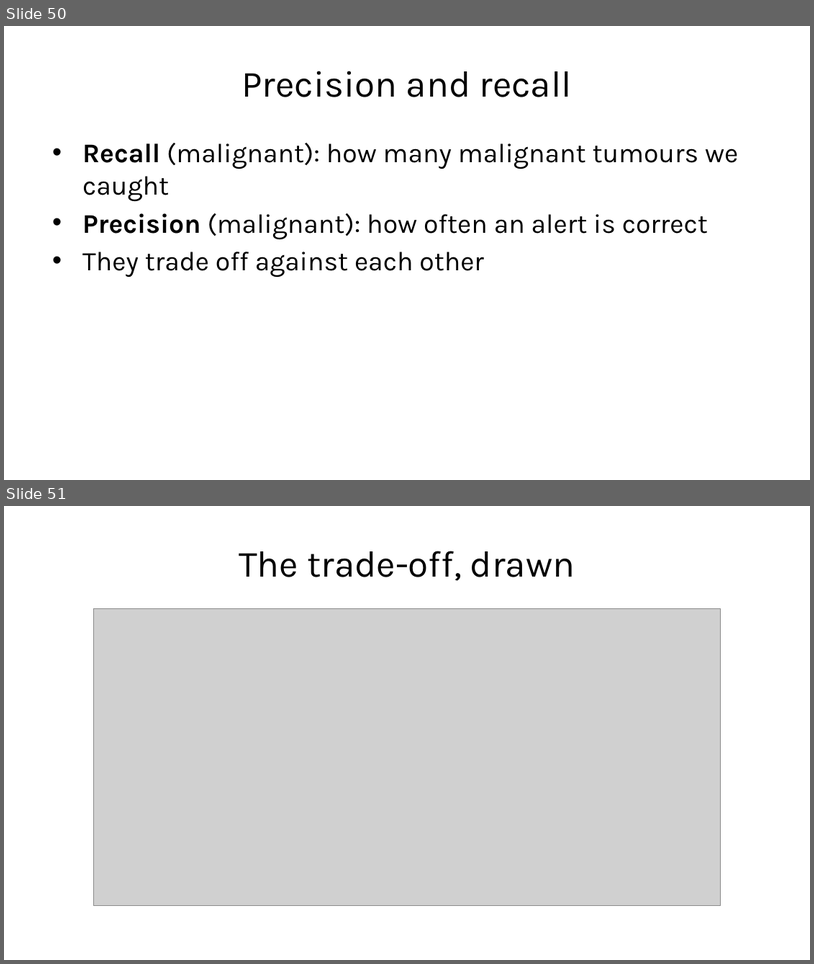
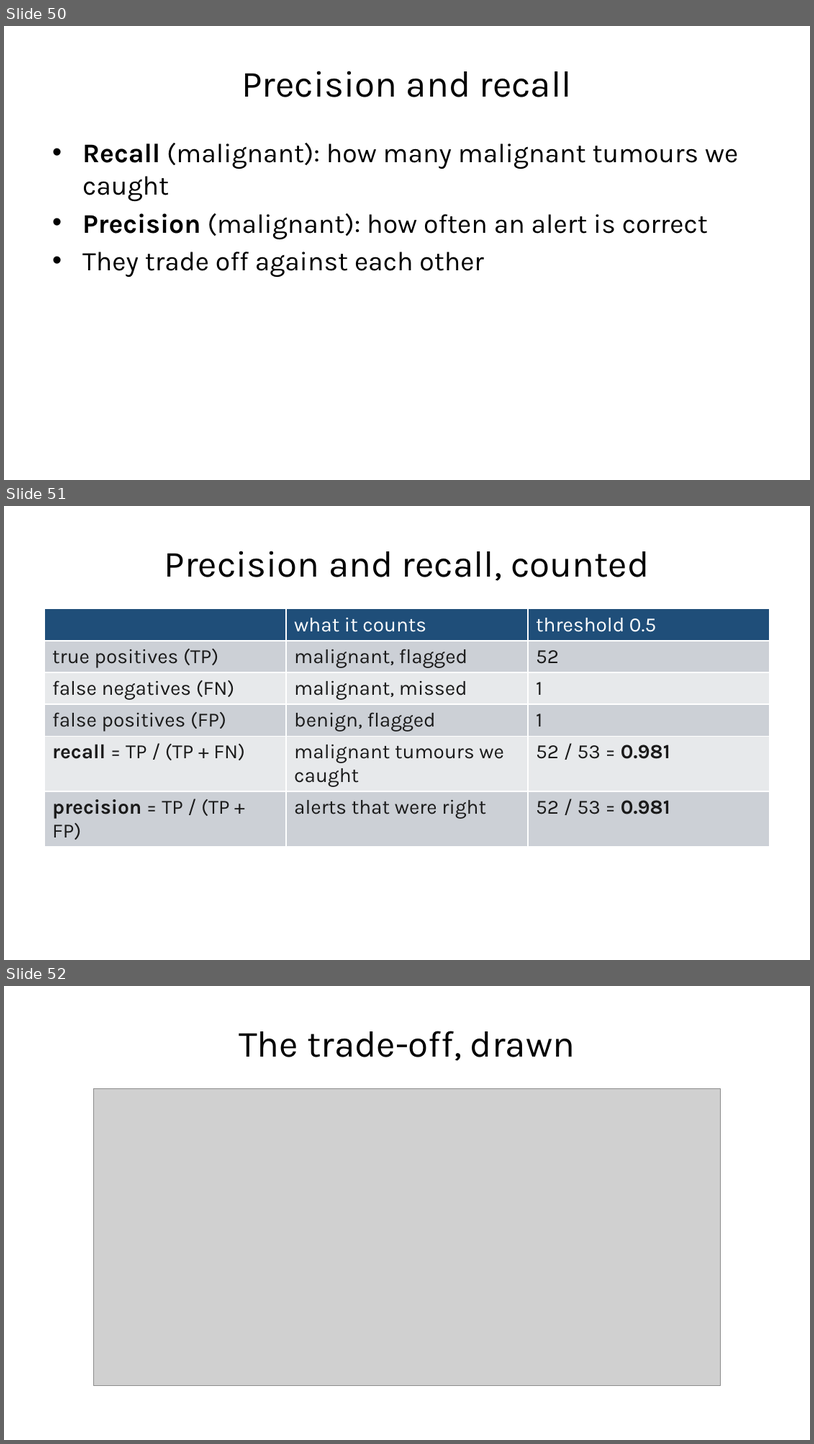
Before and after one commit to fabioantonini/technologies-for-artificial-intelligence, a slide deck: Lessons/01_introduction_and_workflow/Slides/introduction_and_workflow_slides.pptx. Shown one above the other, each under a label of ours: slides 50 and 51 before the commit, slides 50, 51 and 52 after it. The pictures are 814x964 and 814x1444 pixels, drawn with LibreOffice and Linux fonts; fonts in the diff are those of the drawing; grey boxes stand for pictures; background and template pictures are left out. Boxes give left, top, right and bottom in pixels: in the first picture for what was removed or moved away, otherwise in the second. Text is boxed around its words. In the diff, an @@ line names an element or a change of style, - is before the commit and + after.

```diff
--- a/Lessons/01_introduction_and_workflow/Slides/introduction_and_workflow_slides.pptx
+++ b/Lessons/01_introduction_and_workflow/Slides/introduction_and_workflow_slides.pptx
@@ slide 51 added at (4, 506, 810, 960), background #FFFFFF @@
@@ title added at (165, 551, 649, 581), 33 pt, text #1A1A1A @@
+Precision and recall, counted
@@ table added at (44, 609, 770, 908), 6 rows, 3 columns @@
+ | what it counts | threshold 0.5
+true positives (TP) | malignant, flagged | 52
+false negatives (FN) | malignant, missed | 1
+false positives (FP) | benign, flagged | 1
+recall = TP / (TP + FN) | malignant tumours we caught | 52 / 53 = 0.981
+precision = TP / (TP + FP) | alerts that were right | 52 / 53 = 0.981
@@ what was slide 51 is now slide 52 @@
```
Also in this commit, not shown: 5 other files.
